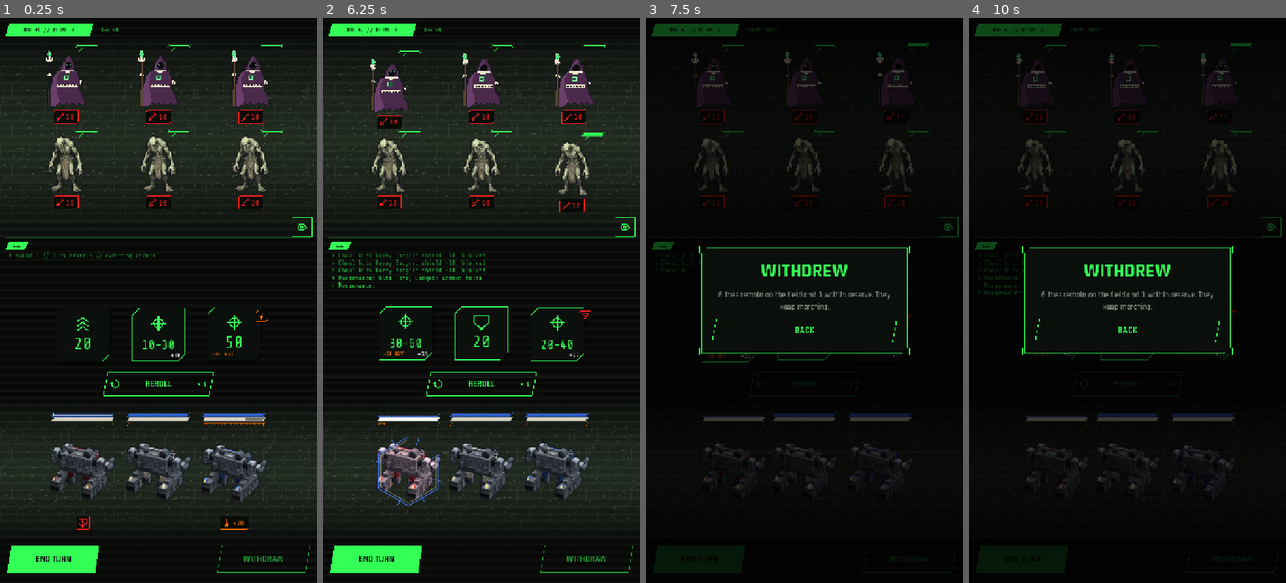
Above: before the commit, frames 1-4 (left to right).
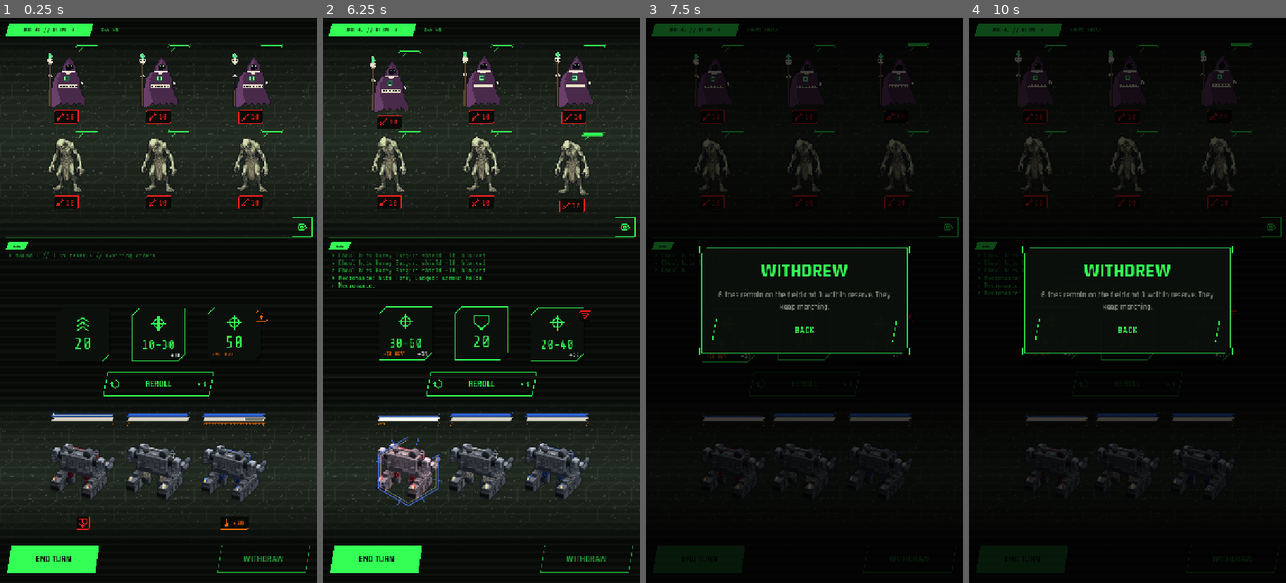
Above: after the commit, the same moments.

Repository: ryanjdmartin/riftgate
Game: Godot game, scene res://game/skirmish/skirmish_screen.tscn
Two runs of this game, one before a commit and one after it. Both use one fixed random seed, a clock stepped at 60 frames per second and the inputs below. This scene is started directly instead of the project's main scene.
Inputs (mouse positions are in pixels of both pictures, inside the frame that each line leads up to):
- Up to frame 1 (0.25 s): no input
- Up to frame 2 (6.25 s): click (624, 227) at 0.5 s; click "REROLL" at 1.25 s; click "END TURN" at 2 s; click "WITHDRAW" at 2.75 s; click (624, 227) at 3.5 s; click "REROLL" at 4.25 s; click "END TURN" at 5 s; click "YES" at 5.75 s
- Up to frame 3 (7.5 s): click "WITHDRAW" at 6.5 s; click "YES" at 7.25 s
- Up to frame 4 (10 s): click (1270, 227) at 8 s; click "BACK" at 8.75 s; drag from (1035, 170) to (1159, 176) at 9.52 s

The runs differ from the first frame. In frame 1, 1.9% of the frame differs, in the area x 14-86%, y 5-31%; in frame 2, 1.3%; in frame 3, 0.5%; in frame 4, 0.5%.

Commit message:
A flat-look trial behind RIFTGATE_MECH3D_LOOK=flat, for the art direction discussion
Co-Authored-By: Claude Fable 5.1 <noreply@anthropic.com>

Diff:
--- a/game/ui/mech_view_3d.gd
+++ b/game/ui/mech_view_3d.gd
@@ -177,6 +177,24 @@
 	_inner.add_child(_model)
 	_apply_materials(_model, maker)
 	_collect_tags(_model)
+	if OS.get_environment("RIFTGATE_MECH3D_LOOK") == "flat":
+		# The flat look has no light of its own: one sun from the front-left and above, a
+		# little cool ambient, and shadows so the facets and overhangs read.
+		var sun := DirectionalLight3D.new()
+		sun.light_energy = 3.0
+		sun.rotation_degrees = Vector3(-55.0, yaw - 150.0, 0.0)
+		sun.shadow_enabled = true
+		sun.directional_shadow_max_distance = 2000.0
+		_inner.add_child(sun)
+		var env := WorldEnvironment.new()
+		var e := Environment.new()
+		e.background_mode = Environment.BG_COLOR
+		e.background_color = Color(0, 0, 0, 0)
+		e.ambient_light_source = Environment.AMBIENT_SOURCE_COLOR
+		e.ambient_light_color = Color("a0b4c8")
+		e.ambient_light_energy = 1.3
+		env.environment = e
+		_inner.add_child(env)
 
 	_camera = Camera3D.new()
 	_camera.projection = Camera3D.PROJECTION_ORTHOGONAL
@@ -330,6 +348,15 @@
 				ramp = ramp_for(paint_arg["primary"])
 			elif role == "white" and paint_arg.has("secondary"):
 				ramp = ramp_for(paint_arg["secondary"])
+			if look == "flat" or OS.get_environment("RIFTGATE_MECH3D_LOOK") == "flat":
+				# Direction-1 trial (20 September): flat palette colour per role, matte, lit
+				# by the scene's sun, facets doing the work. No toon ramp, no surface pass.
+				var fm := StandardMaterial3D.new()
+				fm.albedo_color = Color(ramp[1])
+				fm.roughness = 0.9
+				fm.metallic = 0.0
+				mi.set_surface_override_material(i, fm)
+				continue
 			var m := ShaderMaterial.new()
 			m.shader = load("res://game/ui/mech_toon.gdshader")
 			for t in range(4):
